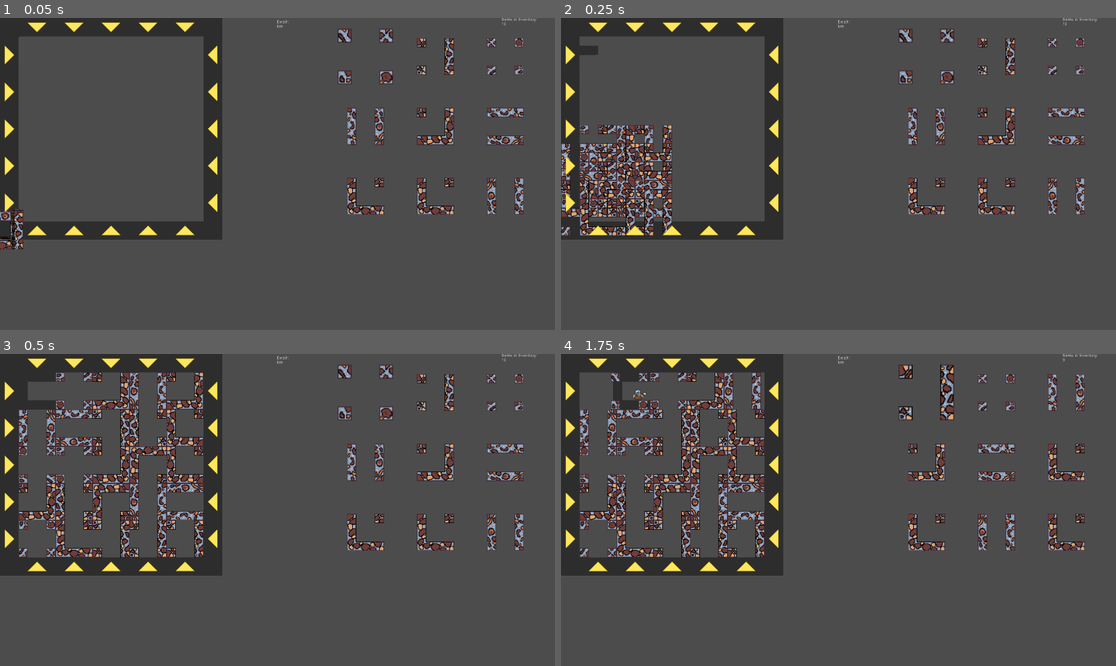
Above: before the commit, frames 1-4 (two rows, left to right).
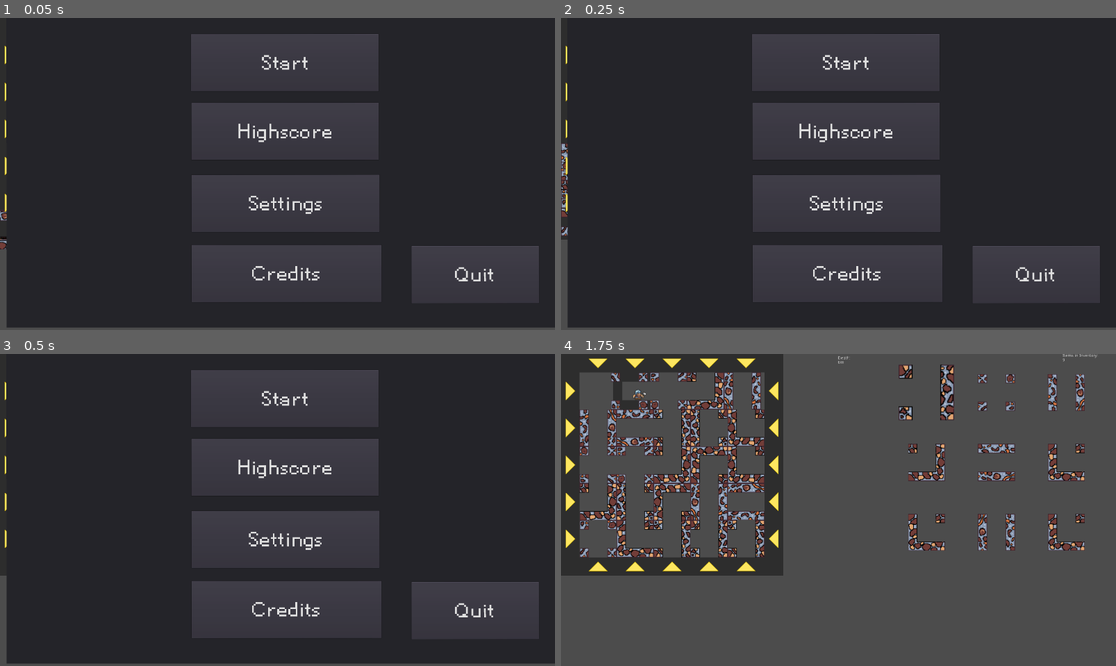
Above: after the commit, the same moments.

Repository: DorianSnowball/amazeing-mine
Game: Godot game, scene res://MainUI.tscn
The game is run twice, just before and just after one commit, with the same random seed, the same clock (stepped at 60 frames per second) and the same inputs.
Inputs (mouse positions are in pixels of both pictures, inside the frame that each line leads up to):
- Up to frame 1 (0.05 s): no input
- Up to frame 2 (0.25 s): no input
- Up to frame 3 (0.5 s): no input
- Up to frame 4 (1.75 s): click (844, 397) at 0.5 s, where only the run after the commit has a clickable "Start"; click (572, 391) at 1.27 s

The runs differ from the first frame. In frame 1, 66% of the frame differs, in the area x 1-100%, y 0-100%; in frame 2, 66%; in frame 3, 65%; in frame 4, nothing differs.

Commit message:
menu fix

Diff:
--- a/game/MainUI.tscn
+++ b/game/MainUI.tscn
@@ -1,9 +1,10 @@
-[gd_scene load_steps=5 format=2]
+[gd_scene load_steps=6 format=2]
 
 [ext_resource path="res://Gamefield.tscn" type="PackedScene" id=1]
 [ext_resource path="res://Score.gd" type="Script" id=2]
 [ext_resource path="res://InvList.tscn" type="PackedScene" id=3]
 [ext_resource path="res://InvCounter.gd" type="Script" id=4]
+[ext_resource path="res://menu.tscn" type="PackedScene" id=5]
 
 [node name="Control" type="Control"]
 margin_right = 1920.0
@@ -39,3 +40,5 @@
 __meta__ = {
 "_edit_use_anchors_": false
 }
+
+[node name="Menu" parent="." instance=ExtResource( 5 )]
--- a/game/menu.tscn
+++ b/game/menu.tscn
@@ -101,10 +101,10 @@
 [node name="ButtonQuit" type="Button" parent="."]
 anchor_left = 0.5
 anchor_right = 0.5
-margin_left = 431.597
-margin_top = 796.647
-margin_right = 872.597
-margin_bottom = 994.647
+margin_left = 441.497
+margin_top = 798.061
+margin_right = 882.497
+margin_bottom = 996.061
 custom_fonts/font = SubResource( 3 )
 custom_colors/font_color_disabled = Color( 0, 0, 0, 1 )
 text = "Quit"
Binary file added: game/Pixellettersfull-BnJ5.ttf
